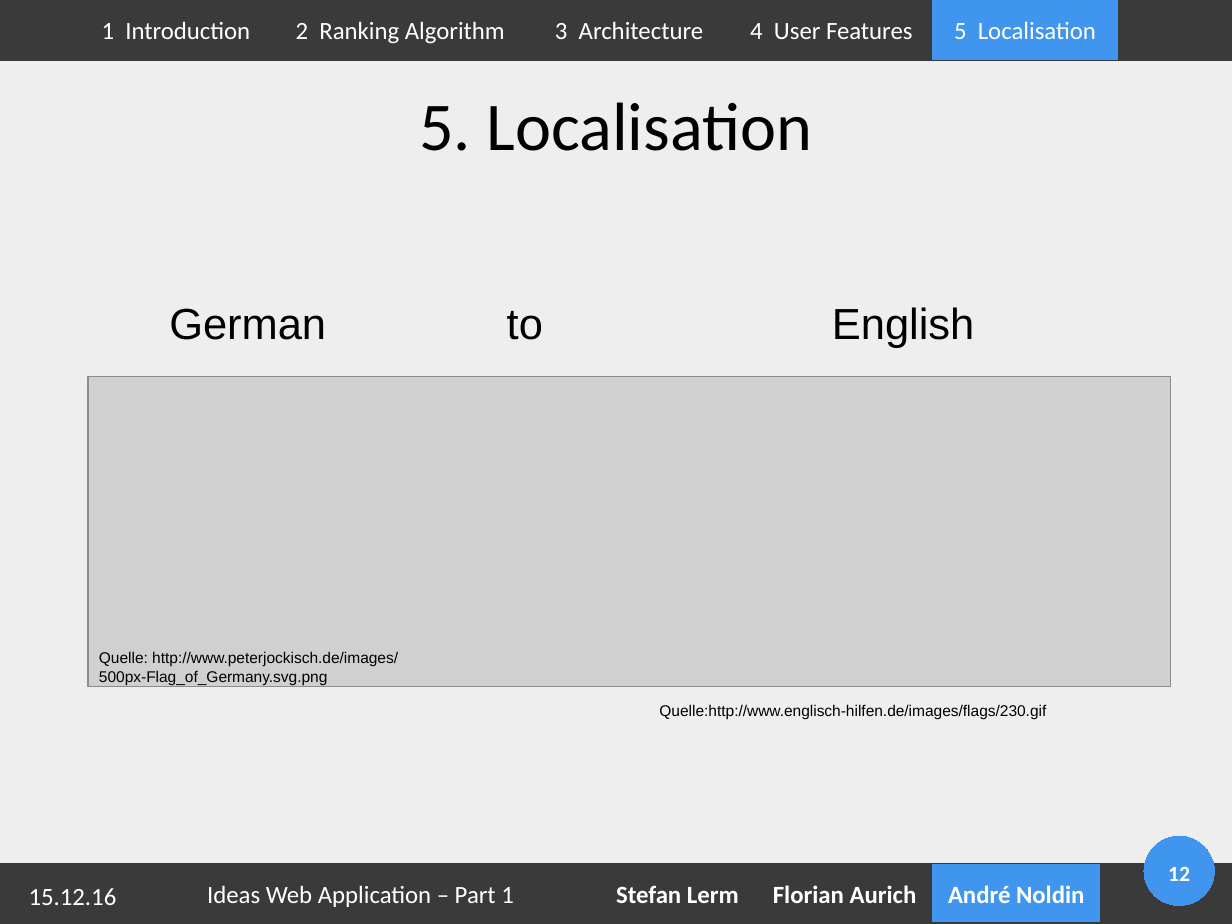
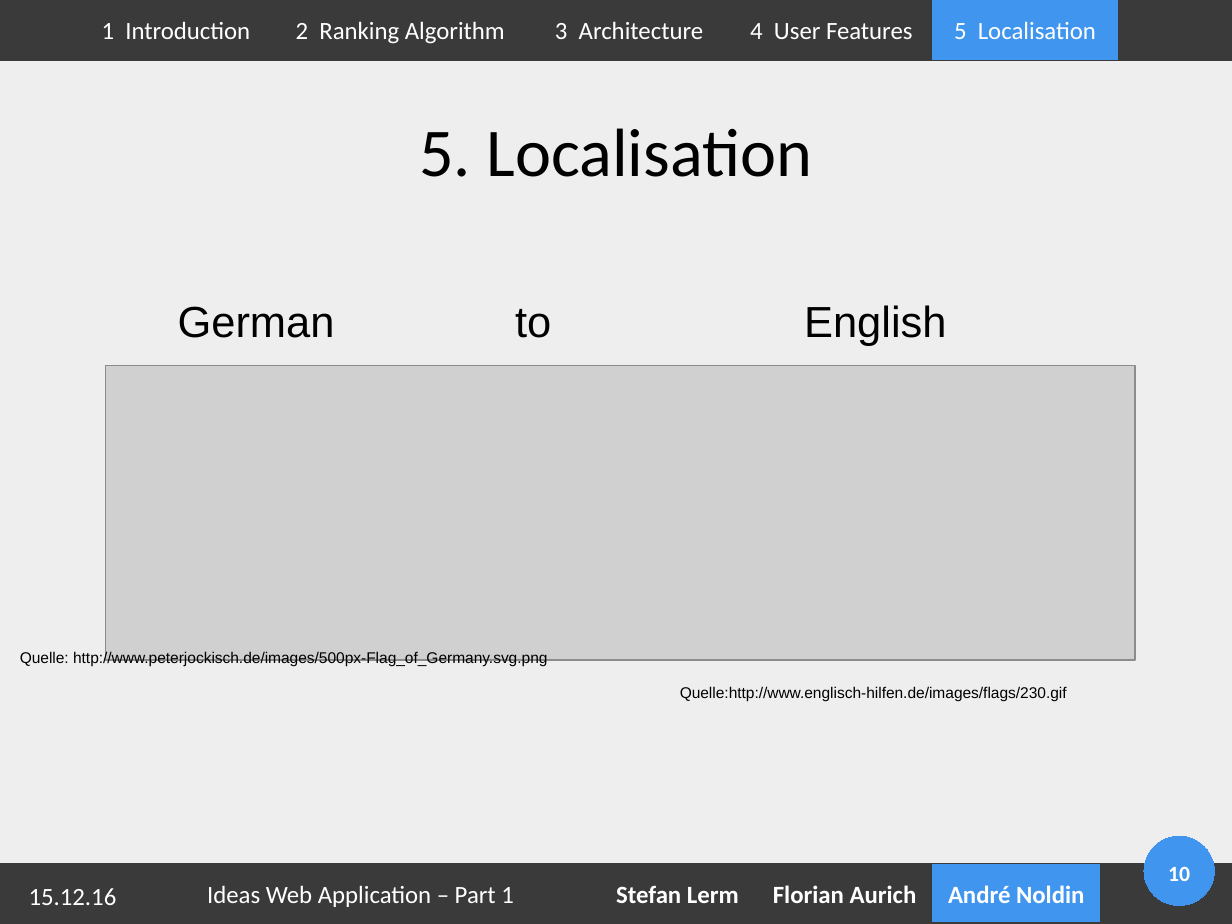
Before and after one commit to Geopras/IdeaWatcher, a slide deck: slide 10 of presentation/part1.odp (slide 12 before the commit). Drawn at 1232x924 pixels with LibreOffice and Linux fonts; fonts in the diff are those of the drawing; grey boxes stand for pictures; background and template pictures are left out. Boxes give left, top, right and bottom in pixels: in the first picture for what was removed or moved away, otherwise in the second. Text is boxed around its words. In the diff, an @@ line names an element or a change of style, - is before the commit and + after.

```diff
--- a/presentation/part1.odp
+++ b/presentation/part1.odp
@@ title "5. Localisation": place and size @@
-title "5. Localisation" at (419,102,812,151)
+title "5. Localisation" at (419,128,812,177)
@@ text "German to English" rewrapped from (169,307,974,348) to (178,305,946,346) @@
@@ picture: place and size @@
-picture at (88,377,1172,686)
+picture at (105,366,1135,661)
@@ text at (20,650,547,666): spaces changed @@
-Quelle: http://www.peterjockisch.de/images/ 500px-Flag_of_Germany.svg.png
+Quelle: http://www.peterjockisch.de/images/500px-Flag_of_Germany.svg.png
@@ text "Quelle:http://www.englisch-hilfen.de/images/flags/230.gif": place and size @@
-text "Quelle:http://www.englisch-hilfen.de/images/flags/230.gif" at (659,704,1046,719)
+text "Quelle:http://www.englisch-hilfen.de/images/flags/230.gif" at (680,686,1067,702)
@@ page number at (1168,866,1190,881): text changed @@
-12
+10
```
Also in this commit, not shown: 3 other slides changed, 2 slides removed, 2 other files.
